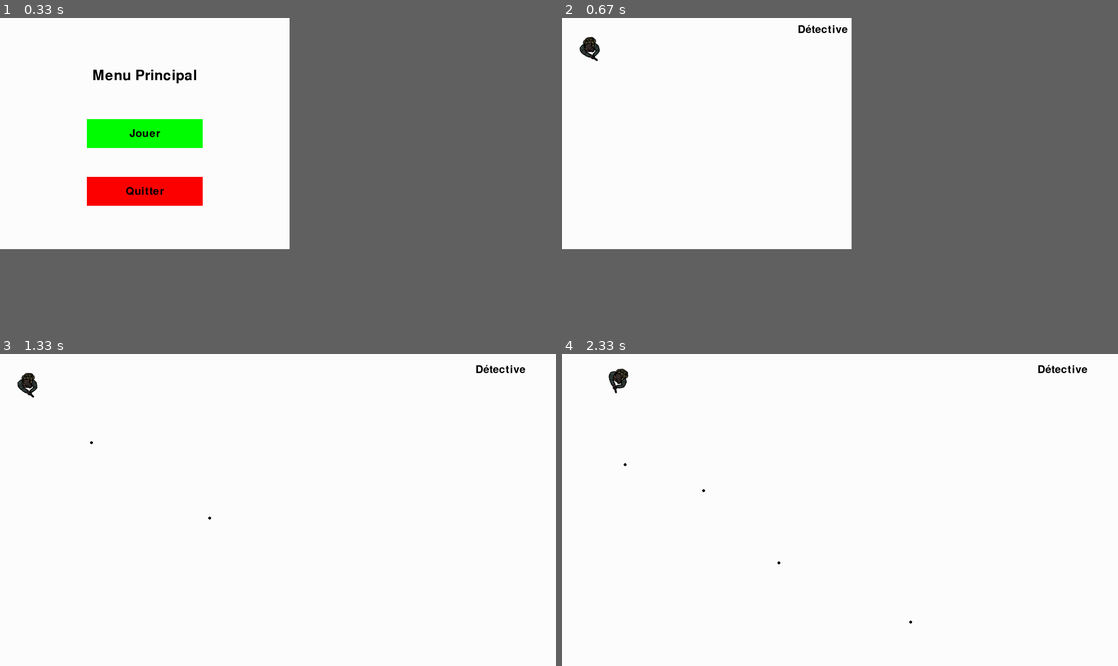
Above: before the commit, frames 1-4 (two rows, left to right).
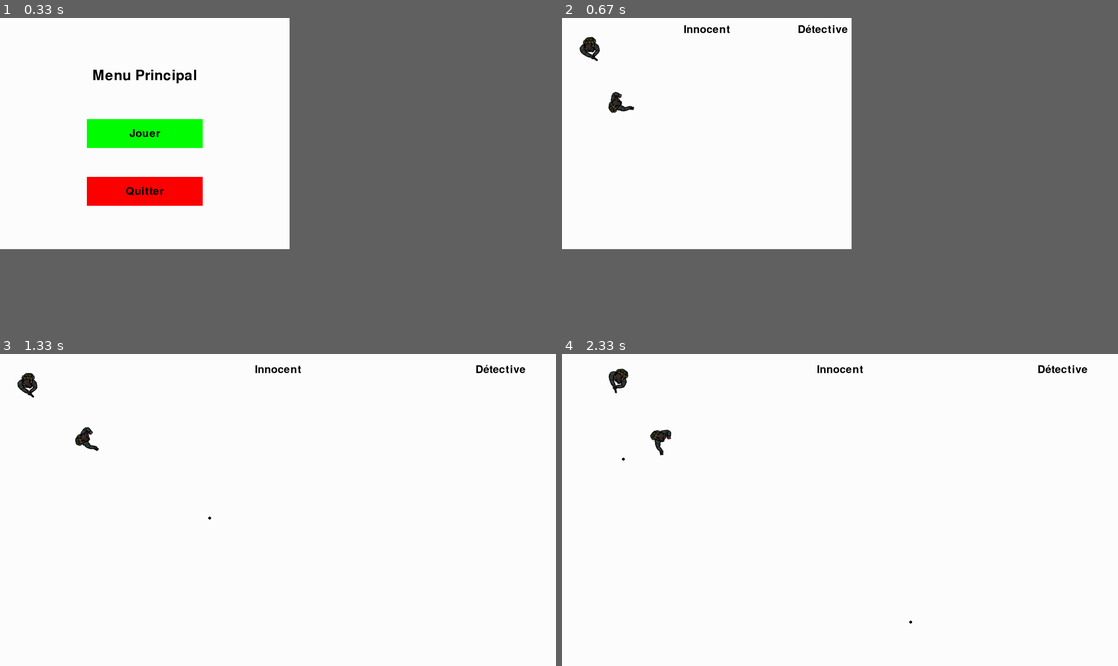
Above: after the commit, the same moments.

Repository: FoxBad/MURDER
Game: pygame game, started from main.py
The game is run twice, just before and just after one commit, with the same random seed, the same clock (stepped at 60 frames per second) and the same inputs.
Inputs (mouse positions are in pixels of both pictures, inside the frame that each line leads up to):
- Up to frame 1 (0.33 s): no input
- Up to frame 2 (0.67 s): click "Jouer" at 0.38 s
- Up to frame 3 (1.33 s): tap Space at 0.67, 1.07 s; hold Q from 1 s (still down); hold Right from 1 s (still down); hold D from 1 s (still down); move the mouse to (172, 519) at 1.03 s; tap F at 1.15 s
- Up to frame 4 (2.33 s): tap Space at 1.37, 1.57, 1.87, 2.07 s; release Q at 1.47 s; release Right at 1.47 s; release D at 1.47 s; hold Esc 1.5-1.97 s; hold Right 1.5-1.97 s; hold D 1.5-1.97 s; move the mouse to (667, 581) at 1.53 s; hold Esc from 2 s (still down); hold D from 2 s (still down); tap Z at 2.15 s

Frame 1 is identical in both runs. In frame 2, 0.3% of the frame differs, in the area x 8-31%, y 2-31%; in frame 3, 0.3%; in frame 4, 0.3%, in the area x 10-55%, y 3-68%.

Commit message:
change bullet

Diff:
--- a/main.py
+++ b/main.py
@@ -24,7 +24,7 @@
 #-------------------------------CLASS-----------------------------
 
 class Player():
-    def __init__(self, x, y, sx, sy, nom, speed):
+    def __init__(self, x, y, sx, sy, nom, speed, Ku, Kd, Kl, Kr):
         self.x = x
         self.y = y
         self.sx = sx
@@ -34,6 +34,12 @@
         self.speed = speed
         self.role = self.choisir_role()  # Choix aléatoire du rôle
         self.murder = False
+        self.Ku = Ku
+        self.Kd = Kd
+        self.Kl = Kl
+        self.Kr = Kr
+        self.bulletlist = []
+
 
         if self.role == 'Innocent':
             self.img = ino
@@ -51,16 +57,15 @@
 
     def draw(self):
 
-
         self.img = pygame.transform.scale(self.img, (self.sx, self.sy))
         keys = pygame.key.get_pressed()
-        if keys[pygame.K_q]:
+        if keys[self.Kl]:
             self.x -= self.speed
-        if keys[pygame.K_d]:
+        if keys[self.Kr]:
             self.x += self.speed
-        if keys[pygame.K_z]:
+        if keys[self.Ku]:
             self.y -= self.speed
-        if keys[pygame.K_s]:
+        if keys[self.Kd]:
             self.y += self.speed
 
         pos = pygame.mouse.get_pos()
@@ -69,16 +74,14 @@
         y_dist = -(pos[1] - self.y)
         angle = math.degrees(math.atan2(y_dist, x_dist))
 
-
-        knifeS = pygame.transform.rotate(self.img, angle)
-        knifeS_rect = knifeS.get_rect(center = (self.x, self.y))
-
-
-
-        screen.blit(knifeS, knifeS_rect)
-
-        if self.murder == True and self.role == "Murder":
-            pygame.draw.ellipse(screen, BLACK, [M1.x-M1.sx, M1.y-M1.sy, 200, 200], 5)
+        image  = pygame.transform.rotate(self.img, angle)
+        rect  = image.get_rect(center = (self.x, self.y))
+        self.rect = pygame.Rect(self.x-self.sx/2, self.y-self.sy/2, self.sx, self.sy)
+
+
+        screen.blit(image, rect)
+
+
 
 
 
@@ -89,8 +92,11 @@
         self.x = tireur.x
         self.y = tireur.y
         self.destx, self.desty = pygame.mouse.get_pos()
-        self.rad = 5
+        self.radius = 5
+        self.center = [self.x, self.y]
         self.speed = 20
+
+
 
         vect = (self.destx - self.x, self.desty - self.y)
         angle = math.atan2(vect[1], vect[0])
@@ -100,7 +106,10 @@
 
     def draw(self):
 
-        pygame.draw.circle(screen, BLACK, [self.x, self.y], self.rad, 0)
+
+        self.circle = pygame.draw.circle(screen, BLACK, [self.x, self.y], self.radius, 0)
+        self.rect = pygame.Rect(self.x-self.radius/2, self.y-self.radius/2, self.radius, self.radius)
+
 
 
     def move(self):
@@ -108,8 +117,6 @@
         self.x += self.change_x
         self.y += self.change_y
 
-        if self.x < 0 or self.x > info.current_w or self.y < 0 or self.y > info.current_h:
-            bullets.remove(self)
 
 
 #-------------------------------VARIABLE-----------------------------
@@ -134,8 +141,13 @@
 settings = pygame.transform.scale(settings, (75, 75))
 
 bullets = []
-
-M1 = Player(100, 100, 100, 100, "Murder1", 5)
+players = []
+
+
+M1 = Player(100, 100, 100, 100, "Murder1", 5,pygame.K_z,pygame.K_s,pygame.K_q,pygame.K_d)
+M2 = Player(200, 300, 100, 100, "Murder2", 5, pygame.K_UP,pygame.K_DOWN,pygame.K_LEFT,pygame.K_RIGHT )
+players.append(M1)
+players.append(M2)
 
 
 #-------------------------------OTHER FUNCTION-----------------------------
@@ -303,14 +315,17 @@
                 sys.exit()
             if e.type == pygame.MOUSEBUTTONDOWN:
                 if e.button == 1:
-                    if button_1.collidepoint((mx, my)):
-                        M1.role = "Murder"
-                    if button_2.collidepoint((mx, my)):
-                        M1.role = 'Innocent'
-                    if button_3.collidepoint((mx, my)):
-                        M1.role = "Détective"
-                    if button_4.collidepoint((mx, my)):
-                        pause_menu()
+
+                    for player in players:
+
+                        if button_1.collidepoint((mx, my)):
+                            player.role = "Murder"
+                        if button_2.collidepoint((mx, my)):
+                            player.role = 'Innocent'
+                        if button_3.collidepoint((mx, my)):
+                            player.role = "Détective"
+                        if button_4.collidepoint((mx, my)):
+                            pause_menu()
 
 
             if e.type == pygame.KEYDOWN:
@@ -329,20 +344,54 @@
 #-------------------------------JEU-----------------------------
 
 
-def draw():
-    for bullet in bullets:
-        bullet.draw()
-    M1.draw()
+def playermanage():
+
+
     draw_text(M1.role, pygame.font.Font(None, 54), BLACK, screen, ws*18 // 20, hs // 20)
+    draw_text(M2.role, pygame.font.Font(None, 54), BLACK, screen, ws*10 // 20, hs // 20)
+
+
+
+    for player in players:
+
+        player.draw()
+
+        if player.murder == True and player.role == "Murder":
+            pygame.draw.ellipse(screen, BLACK, [player.x-player.sx, player.y-player.sy, 200, 200], 5)
+
+        if player.role == 'Innocent':
+            player.murder == False
+            player.img = ino
+        if player.role == 'Détective':
+            player.murder == False
+            player.img = detect
+
+
+
 
 def bulletsmanage():
-    for bullet in bullets:
-        bullet.move()
-
-def showall():
-    draw()
-    bulletsmanage()
-    winsize()
+    for player in players:
+
+        for bullet in player.bulletlist:
+            bullet.draw()
+            bullet.move()
+
+            otherplayer = players.copy()
+            otherplayer.remove(player)
+
+            for player2 in otherplayer:
+                if bullet.rect.colliderect(player2.rect):
+                    player.bulletlist.remove(bullet)
+
+            if bullet.x < 0 or bullet.x > info.current_w or bullet.y < 0 or bullet.y > info.current_h:
+                player.bulletlist.remove(bullet)
+
+
+
+
+
+
+
 
 # Game loop.
 def game():
@@ -361,34 +410,35 @@
                         pygame.display.set_mode((w, h))
                     else:
                         pygame.display.set_mode((1920, 1080), FULLSCREEN)
-                if e.key == pygame.K_SPACE and M1.role == 'Détective':
-                    new_bul = Bullet(M1)
-                    bullets.append(new_bul)
-
-
-                if M1.role == 'Innocent':
-                    M1.murder == False
-                    M1.img = ino
-                if M1.role == 'Détective':
-                    M1.murder == False
-                    M1.img = detect
-
-                if e.key == pygame.K_SPACE and M1.role == "Murder" and M1.murder == True:
-                    pygame.draw.circle(screen, RED, [M1.x, M1.y], 99, 0)
 
                 if e.key == pygame.K_ESCAPE:
                     pause_menu()
 
-                if e.key == pygame.K_e and M1.role == "Murder":
-                    M1.img = murder
-                    M1.murder = True
-                if e.key == pygame.K_r and M1.role == "Murder":
-                    M1.img = ino
-                    M1.murder = False
-
-
-
-        showall()
+
+
+
+                for player in players:
+
+                    if e.key == pygame.K_SPACE and player.role == 'Détective':
+                        new_bul = Bullet(player)
+                        player.bulletlist.append(new_bul)
+
+                    if e.key == pygame.K_SPACE and player.role == "Murder" and player.murder == True:
+                        pygame.draw.circle(screen, RED, [player.x, player.y], 99, 0)
+
+                    if e.key == pygame.K_e and player.role == "Murder":
+                        player.img = murder
+                        player.murder = True
+                    if e.key == pygame.K_r and player.role == "Murder":
+                        player.img = ino
+                        player.murder = False
+
+
+
+
+        playermanage()
+        bulletsmanage()
+        winsize()
 
         pygame.display.flip()
         fpsClock.tick(fps)
--- a/test.py
+++ b/test.py
@@ -38,6 +38,7 @@
         self.Kd = Kd
         self.Kl = Kl
         self.Kr = Kr
+        self.bulletlist = []
 
 
         if self.role == 'Innocent':
@@ -73,10 +74,12 @@
         y_dist = -(pos[1] - self.y)
         angle = math.degrees(math.atan2(y_dist, x_dist))
 
-        knifeS = pygame.transform.rotate(self.img, angle)
-        knifeS_rect = knifeS.get_rect(center = (self.x, self.y))
-
-        screen.blit(knifeS, knifeS_rect)
+        image  = pygame.transform.rotate(self.img, angle)
+        rect  = image.get_rect(center = (self.x, self.y))
+        self.rect = pygame.Rect(self.x-self.sx/2, self.y-self.sy/2, self.sx, self.sy)
+
+
+        screen.blit(image, rect)
 
 
 
@@ -89,8 +92,11 @@
         self.x = tireur.x
         self.y = tireur.y
         self.destx, self.desty = pygame.mouse.get_pos()
-        self.rad = 5
+        self.radius = 5
+        self.center = [self.x, self.y]
         self.speed = 20
+
+
 
         vect = (self.destx - self.x, self.desty - self.y)
         angle = math.atan2(vect[1], vect[0])
@@ -100,7 +106,10 @@
 
     def draw(self):
 
-        pygame.draw.circle(screen, BLACK, [self.x, self.y], self.rad, 0)
+
+        self.circle = pygame.draw.circle(screen, BLACK, [self.x, self.y], self.radius, 0)
+        self.rect = pygame.Rect(self.x-self.radius/2, self.y-self.radius/2, self.radius, self.radius)
+
 
 
     def move(self):
@@ -108,8 +117,6 @@
         self.x += self.change_x
         self.y += self.change_y
 
-        if self.x < 0 or self.x > info.current_w or self.y < 0 or self.y > info.current_h:
-            bullets.remove(self)
 
 
 #-------------------------------VARIABLE-----------------------------
@@ -141,6 +148,7 @@
 M2 = Player(200, 300, 100, 100, "Murder2", 5, pygame.K_UP,pygame.K_DOWN,pygame.K_LEFT,pygame.K_RIGHT )
 players.append(M1)
 players.append(M2)
+
 
 #-------------------------------OTHER FUNCTION-----------------------------
 
@@ -360,11 +368,28 @@
 
 
 
+
 def bulletsmanage():
-
-    for bullet in bullets:
-        bullet.draw()
-        bullet.move()
+    for player in players:
+
+        for bullet in player.bulletlist:
+            bullet.draw()
+            bullet.move()
+
+            otherplayer = players.copy()
+            otherplayer.remove(player)
+
+            for player2 in otherplayer:
+                if bullet.rect.colliderect(player2.rect):
+                    player.bulletlist.remove(bullet)
+
+            if bullet.x < 0 or bullet.x > info.current_w or bullet.y < 0 or bullet.y > info.current_h:
+                player.bulletlist.remove(bullet)
+
+
+
+
+
 
 
 
@@ -396,7 +421,7 @@
 
                     if e.key == pygame.K_SPACE and player.role == 'Détective':
                         new_bul = Bullet(player)
-                        bullets.append(new_bul)
+                        player.bulletlist.append(new_bul)
 
                     if e.key == pygame.K_SPACE and player.role == "Murder" and player.murder == True:
                         pygame.draw.circle(screen, RED, [player.x, player.y], 99, 0)
--- a/test2.py
+++ /dev/null
@@ -1,262 +0,0 @@
-
-import sys, os, math
-import pygame
-import socket, threading
-from pygame.locals import *
-
-pygame.init()
-
-fps = 60
-fpsClock = pygame.time.Clock()
-
-info = pygame.display.Info()
-w = 1000
-h = 800
-
-screen = pygame.display.set_mode((w, h))
-
-
-class Player():
-    def __init__(self, x, y, sx, sy, nom, img, speed):
-        self.x = x
-        self.y = y
-        self.sx = sx
-        self.sy = sy
-        self.nom = nom
-        self.img = img
-        self.vie = 3
-        self.speed = speed
-
-    def draw(self):
-        self.img = pygame.transform.scale(self.img, (self.sx, self.sy))
-        keys = pygame.key.get_pressed()
-        if keys[pygame.K_q]:
-            self.x -= self.speed
-        if keys[pygame.K_d]:
-            self.x += self.speed
-        if keys[pygame.K_z]:
-            self.y -= self.speed
-        if keys[pygame.K_s]:
-            self.y += self.speed
-
-        pos = pygame.mouse.get_pos()
-
-        x_dist = pos[0] - self.x
-        y_dist = -(pos[1] - self.y)
-        angle = math.degrees(math.atan2(y_dist, x_dist))
-
-        knifeS = pygame.transform.rotate(self.img, angle - 90)
-        knifeS_rect = knifeS.get_rect(center = (self.x, self.y))
-
-        screen.blit(knifeS, knifeS_rect)
-
-class Bullet:
-    def __init__(self, tireur):
-        self.tireur = tireur
-        self.x = tireur.x
-        self.y = tireur.y
-        self.destx, self.desty = pygame.mouse.get_pos()
-        self.rad = 5
-        self.speed = 20
-
-        vect = (self.destx - self.x, self.desty - self.y)
-        angle = math.atan2(vect[1], vect[0])
-        self.change_x = math.cos(angle) * self.speed
-        self.change_y = math.sin(angle) * self.speed
-
-
-    def draw(self):
-
-        pygame.draw.circle(screen, BLACK, [self.x, self.y], self.rad, 0)
-
-
-    def move(self):
-
-        self.x += self.change_x
-        self.y += self.change_y
-
-        if self.x < 0 or self.x > info.current_w or self.y < 0 or self.y > info.current_h:
-            bullets.remove(self)
-
-
-def keyPressed(inputKey):
-    keysPressed = pygame.key.get_pressed()
-    if keysPressed[inputKey]:
-        return True
-    else:
-        return False
-
-
-BLACK = (0, 0, 0)
-GRAY = (127, 127, 127)
-WHITE = (255, 255, 255)
-RED = (255, 0, 0)
-GREEN = (0, 255, 0)
-BLUE = (0, 0, 255)
-YELLOW = (255, 255, 0)
-CYAN = (0, 255, 255)
-MAGENTA = (255, 0, 255)
-
-
-pygame.display.set_caption("Murder")
-
-knife = pygame.image.load(os.path.join("assets", "knife.png"))
-
-bullets = []
-
-M1 = Player(100, 100, 100, 100, "Murder1", knife, 5)
-
-def winsize():
-    global ws, hs
-    ws, hs = screen.get_size()
-
-winsize()
-
-def draw_text(text, font, color, surface, x, y):
-    text_obj = font.render(text, True, color)
-    text_rect = text_obj.get_rect()
-    text_rect.center = (x, y)
-    surface.blit(text_obj, text_rect)
-
-def main_menu():
-    while True:
-        screen.fill(WHITE)
-        draw_text("Menu Principal", pygame.font.Font(None, 72), BLACK, screen, ws // 2, hs // 4)
-
-        mx, my = pygame.mouse.get_pos()
-
-        winsize()
-
-        button_width = 400
-        button_height = 100
-        button_x = ws // 2 - button_width // 2
-        button_y = hs // 2 - button_height // 2
-
-        button_1 = pygame.Rect(button_x, button_y, button_width, button_height)
-        button_2 = pygame.Rect(button_x, button_y + 200, button_width, button_height)
-
-        pygame.draw.rect(screen, (0, 255, 0), button_1)
-        pygame.draw.rect(screen, (255, 0, 0), button_2)
-
-        draw_text("Jouer", pygame.font.Font(None, 54), BLACK, screen, ws // 2, button_y + 50)
-        draw_text("Quitter", pygame.font.Font(None, 54), BLACK, screen, ws // 2, button_y + 250)
-
-        click = False
-        for e in pygame.event.get():
-            if e.type == pygame.QUIT:
-                pygame.quit()
-                sys.exit()
-            if e.type == pygame.MOUSEBUTTONDOWN:
-                if e.button == 1:
-                    if button_1.collidepoint((mx, my)):
-                        game()
-                    if button_2.collidepoint((mx, my)):
-                        pygame.quit()
-                        sys.exit()
-
-            if e.type == pygame.KEYDOWN:
-                if e.key == pygame.K_f:
-                    if screen.get_flags() & FULLSCREEN:
-                        pygame.display.set_mode((w, h))
-                    else:
-                        pygame.display.set_mode((1920, 1080), FULLSCREEN)
-
-
-        pygame.display.update()
-
-
-def pause_menu():
-    while True:
-        draw_text("Pause", pygame.font.Font(None, 72), BLACK, screen, ws // 2, hs // 4)
-
-        mx, my = pygame.mouse.get_pos()
-
-        winsize()
-
-        button_width = 400
-        button_height = 100
-        button_x = ws // 2 - button_width // 2
-        button_y = hs // 2 - button_height // 2
-
-        button_1 = pygame.Rect(button_x, button_y, button_width, button_height)
-        button_2 = pygame.Rect(button_x, button_y + 200, button_width, button_height)
-
-        pygame.draw.rect(screen, (0, 255, 0), button_1)
-        pygame.draw.rect(screen, (255, 0, 0), button_2)
-
-        draw_text("Reprendre", pygame.font.Font(None, 54), BLACK, screen, ws // 2, button_y + 50)
-        draw_text("Menu Principal", pygame.font.Font(None, 54), BLACK, screen, ws // 2, button_y + 250)
-
-        click = False
-        for e in pygame.event.get():
-            if e.type == pygame.QUIT:
-                pygame.quit()
-                sys.exit()
-            if e.type == pygame.MOUSEBUTTONDOWN:
-                if e.button == 1:
-                    if button_1.collidepoint((mx, my)):
-                        game()
-                    if button_2.collidepoint((mx, my)):
-                        main_menu()
-
-            if e.type == pygame.KEYDOWN:
-                if e.key == pygame.K_f:
-                    if screen.get_flags() & FULLSCREEN:
-                        pygame.display.set_mode((w, h))
-                    else:
-                        pygame.display.set_mode((1920, 1080), FULLSCREEN)
-                if e.key == pygame.K_ESCAPE:
-                    game()
-
-
-
-        pygame.display.update()
-
-def draw():
-    M1.draw()
-    for bullet in bullets:
-        bullet.draw()
-
-def bulletsmanage():
-    for bullet in bullets:
-        bullet.move()
-
-def showall():
-    draw()
-    bulletsmanage()
-    winsize()
-
-# Game loop.
-def game():
-    running = True
-    while running:
-        screen.fill(WHITE)
-
-        for e in pygame.event.get():
-            if e.type == QUIT:
-                pygame.quit()
-                sys.exit()
-
-            if e.type == pygame.KEYDOWN:
-                if e.key == pygame.K_f:
-                    if screen.get_flags() & FULLSCREEN:
-                        pygame.display.set_mode((w, h))
-                    else:
-                        pygame.display.set_mode((1920, 1080), FULLSCREEN)
-                        """M1.x = M1.x*1920/w
-                        M1.y = M1.x*1080/h
-                        print(M1.x, M1.y)"""
-                if e.key == pygame.K_SPACE:
-                    new_bul = Bullet(M1)
-                    bullets.append(new_bul)
-                if e.key == pygame.K_ESCAPE:
-                    pause_menu()
-
-
-        showall()
-
-        pygame.display.flip()
-        fpsClock.tick(fps)
-
-if __name__ == "__main__":
-    main_menu()
